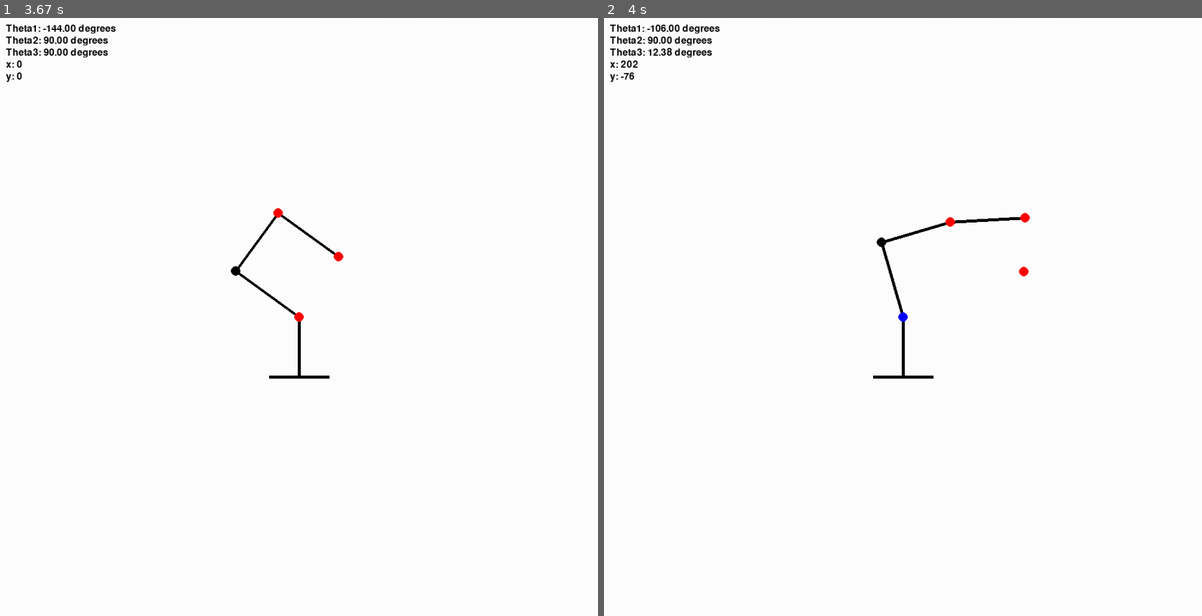
Above: before the commit, frames 1-2 (left to right).
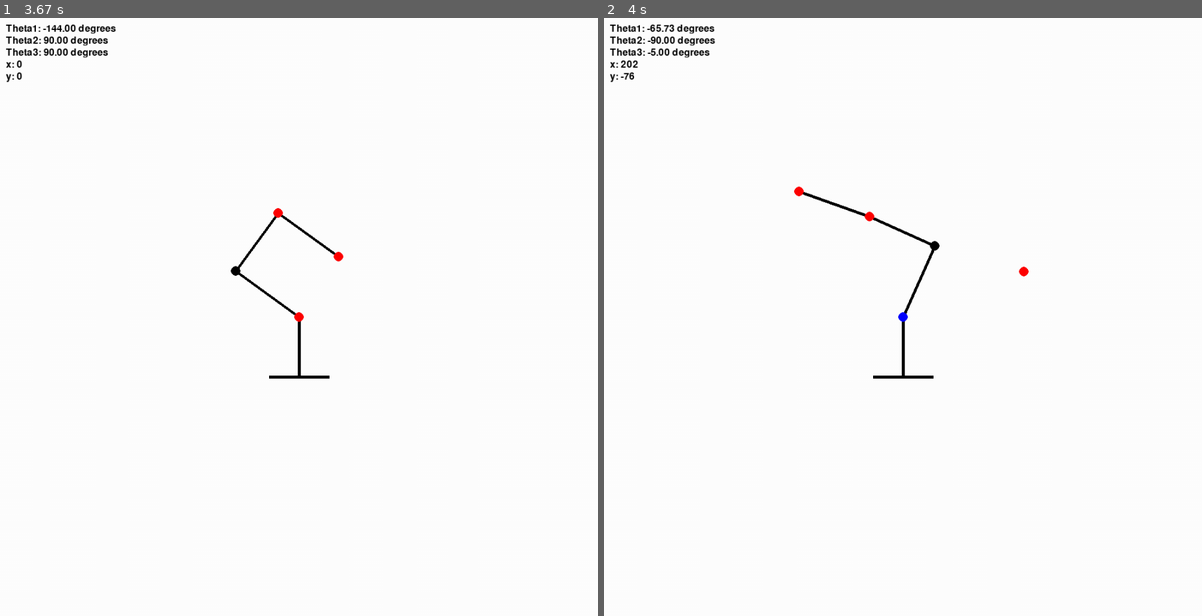
Above: after the commit, the same moments.

Repository: AliEzzat383/Side-Arduino-Projects
Game: pygame game, started from IK visualization/arm-kinematics-main/arm-kinematics-main/Arm_p2p.py
Two runs of this game, one before a commit and one after it. Both use one fixed random seed, a clock stepped at 60 frames per second and the inputs below.
Inputs (mouse positions are in pixels of both pictures, inside the frame that each line leads up to):
- Up to frame 1 (3.67 s): click (299, 317) at 0.38 s
- Up to frame 2 (4 s): click (1022, 269) at 3.72 s

Frame 1 is identical in both runs. In frame 2, 0.8% of the frame differs, in the area x 7-72%, y 1-50%.

Commit message:
arduino doesn't reset

Diff:
--- a/IK visualization/arm-kinematics-main/arm-kinematics-main/Arm_p2p.py
+++ b/IK visualization/arm-kinematics-main/arm-kinematics-main/Arm_p2p.py
@@ -146,13 +146,13 @@
            self.theta3=round(self.theta3,0)
 
            self.theta1=self.theta1
-           self.theta2=self.theta2+90
+           self.theta2=self.theta2
            self.theta3 = (-self.theta3 + 90) % 360
         #send angles to arduino driver
-           self.str = f'0,{self.theta1},{self.theta2},0,{self.theta3},80\n'#.encode()
+           self.str = f'90,{self.theta1},{self.theta2},0,{self.theta3},80\n'#.encode()
            print(self.str)
 
-           ser = serial.Serial('COM3', 115200)
+           ser = serial.Serial('COM3', 115200,dsrdtr=True)
            time.sleep(2)
            ser.write(self.str.encode())
            ser.close()
